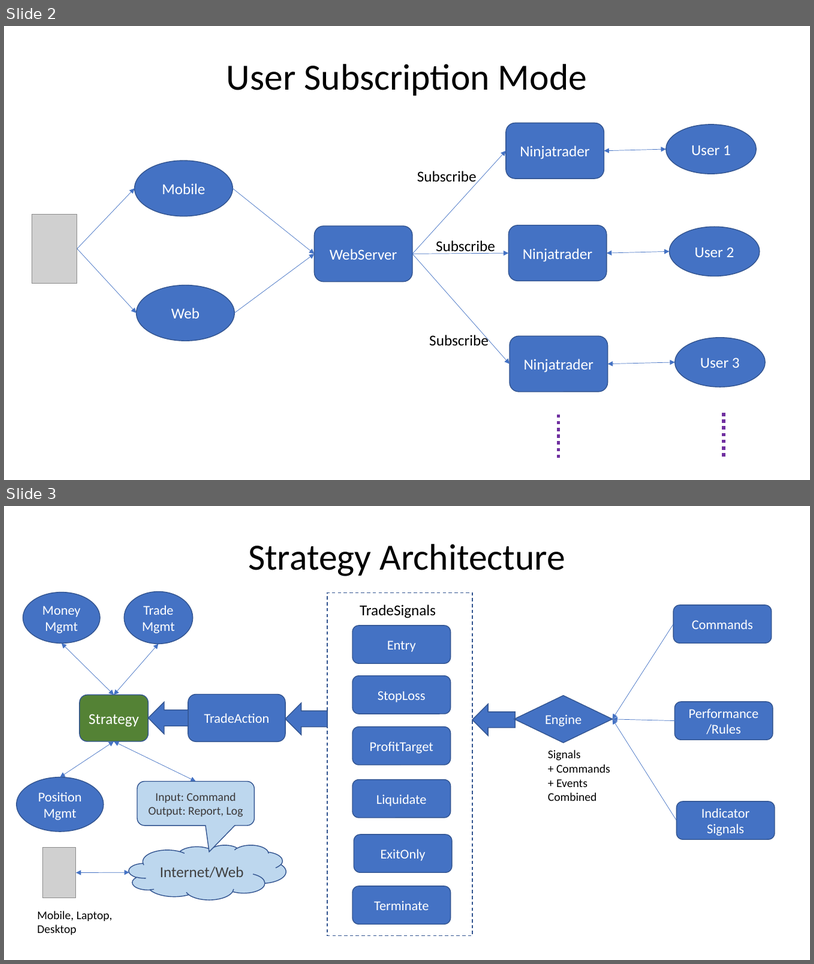
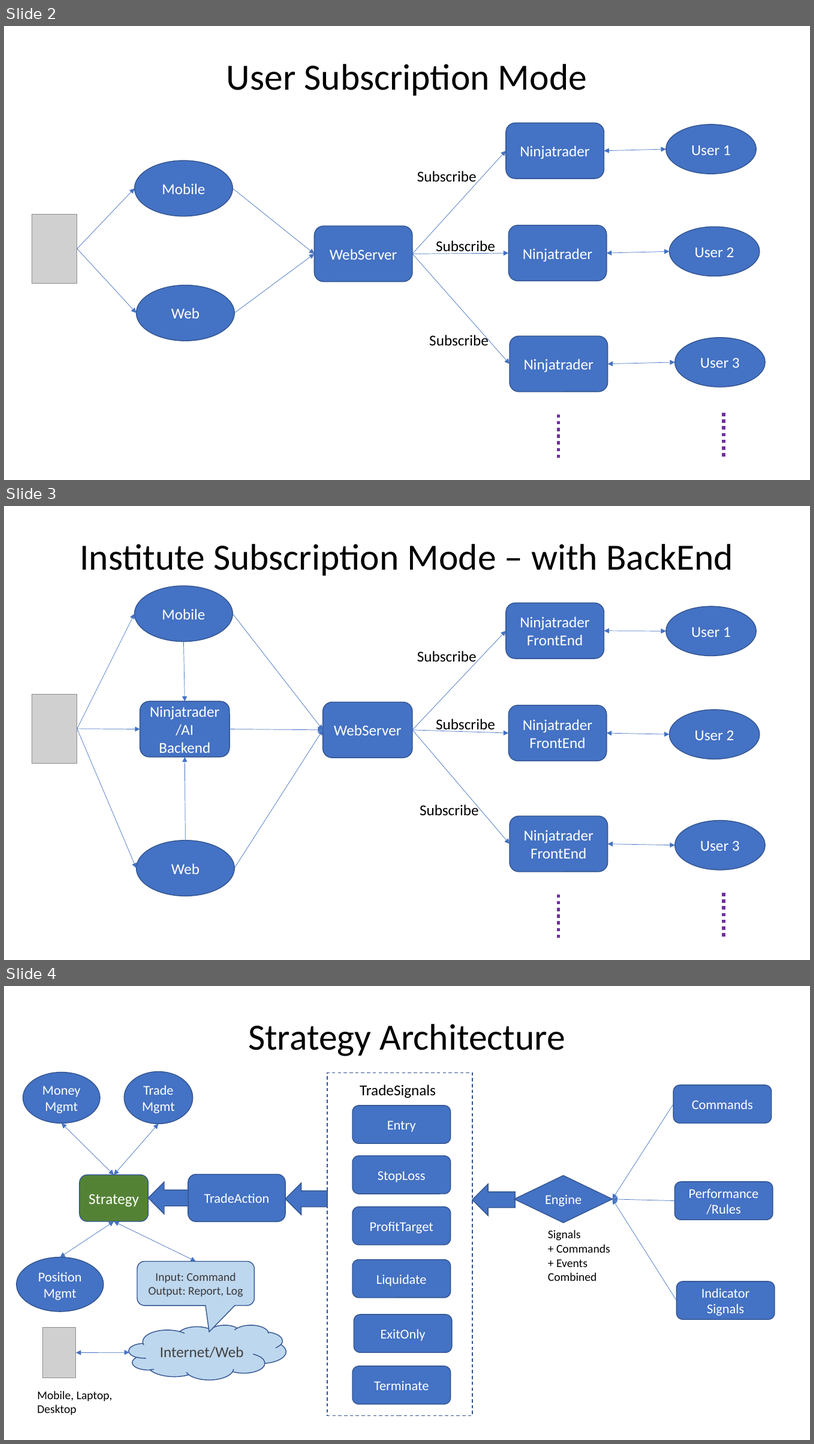
Before and after one commit to gerryzhou/targetrichtrades, a slide deck: NT8/Ninjatrader-web.pptx. Shown one above the other, each under a label of ours: slides 2 and 3 before the commit, slides 2, 3 and 4 after it. The pictures are 814x964 and 814x1444 pixels, drawn with LibreOffice and Linux fonts; fonts in the diff are those of the drawing; grey boxes stand for pictures. Boxes give left, top, right and bottom in pixels: in the first picture for what was removed or moved away, otherwise in the second. Text is boxed around its words. In the diff, an @@ line names an element or a change of style, - is before the commit and + after.

```diff
--- a/NT8/Ninjatrader-web.pptx
+++ b/NT8/Ninjatrader-web.pptx
@@ slide 3 added at (x1=4, y1=506, x2=810, y2=960), background #FFFFFF @@
@@ title added at (x1=80, y1=544, x2=734, y2=576), 44 pt, text #000000 @@
+Institute Subscription Mode – with BackEnd
@@ ellipse added at (x1=135, y1=586, x2=233, y2=642), fill #4472C4, outline #325491 1 pt, 18 pt, text #FFFFFF @@
+Mobile
@@ arrow added from (77, 729) to (135, 613), #4472C4 0.5 pt @@
@@ arrow added from (233, 613) to (323, 730), #4472C4 0.5 pt @@
@@ rounded rectangle added at (x1=506, y1=603, x2=604, y2=658), fill #4472C4, outline #325491 1 pt, 18 pt, text #FFFFFF @@
+Ninjatrader
+FrontEnd
@@ ellipse added at (x1=666, y1=606, x2=756, y2=656), fill #4472C4, outline #325491 1 pt, 18 pt, text #FFFFFF @@
+User 1
@@ arrow added from (413, 730) to (506, 631), #4472C4 0.5 pt @@
@@ double arrow added from (666, 631) to (605, 631), #4472C4 0.5 pt @@
@@ arrow added from (183, 642) to (185, 702), #4472C4 0.5 pt @@
@@ text added at (x1=417, y1=651, x2=477, y2=665), 18 pt, text #000000 @@
+Subscribe
@@ picture added at (x1=32, y1=694, x2=77, y2=764) @@
@@ rounded rectangle added at (x1=140, y1=702, x2=230, y2=757), fill #4472C4, outline #325491 1 pt, 18 pt, text #FFFFFF @@
+Ninjatrader/AI Backend
@@ rounded rectangle added at (x1=323, y1=702, x2=413, y2=757), fill #4472C4, outline #325491 1 pt, 18 pt, text #FFFFFF @@
+WebServer
@@ text added at (x1=436, y1=718, x2=495, y2=733), 18 pt, text #000000 @@
+Subscribe
@@ rounded rectangle added at (x1=509, y1=705, x2=607, y2=760), fill #4472C4, outline #325491 1 pt, 18 pt, text #FFFFFF @@
+Ninjatrader
+FrontEnd
@@ ellipse added at (x1=670, y1=709, x2=760, y2=759), fill #4472C4, outline #325491 1 pt, 18 pt, text #FFFFFF @@
+User 2
@@ arrow added from (77, 729) to (137, 868), #4472C4 0.5 pt @@
@@ arrow added from (77, 729) to (140, 729), #4472C4 0.5 pt @@
@@ arrow added from (230, 729) to (323, 730), #4472C4 0.5 pt @@
@@ arrow added from (234, 868) to (323, 730), #4472C4 0.5 pt @@
@@ arrow added from (413, 730) to (509, 733), #4472C4 0.5 pt @@
@@ arrow added from (413, 730) to (510, 844), #4472C4 0.5 pt @@
@@ double arrow added from (670, 734) to (607, 733), #4472C4 0.5 pt @@
@@ arrow added from (185, 840) to (185, 757), #4472C4 0.5 pt @@
@@ text added at (x1=420, y1=803, x2=479, y2=816), 18 pt, text #000000 @@
+Subscribe
@@ rounded rectangle added at (x1=510, y1=816, x2=608, y2=871), fill #4472C4, outline #325491 1 pt, 18 pt, text #FFFFFF @@
+Ninjatrader FrontEnd
@@ ellipse added at (x1=675, y1=820, x2=765, y2=870), fill #4472C4, outline #325491 1 pt, 18 pt, text #FFFFFF @@
+User 3
@@ ellipse added at (x1=137, y1=840, x2=234, y2=895), fill #4472C4, outline #325491 1 pt, 18 pt, text #FFFFFF @@
+Web
@@ double arrow added from (675, 845) to (608, 844), #4472C4 0.5 pt @@
@@ line added from (559, 894) to (559, 941), #7030A0 4 pt dashed @@
@@ line added from (725, 892) to (725, 939), #7030A0 4 pt dashed @@
@@ what was slide 3 is now slide 4 @@
```
Also in this commit, not shown: 6 other slides added, 20 other files.
